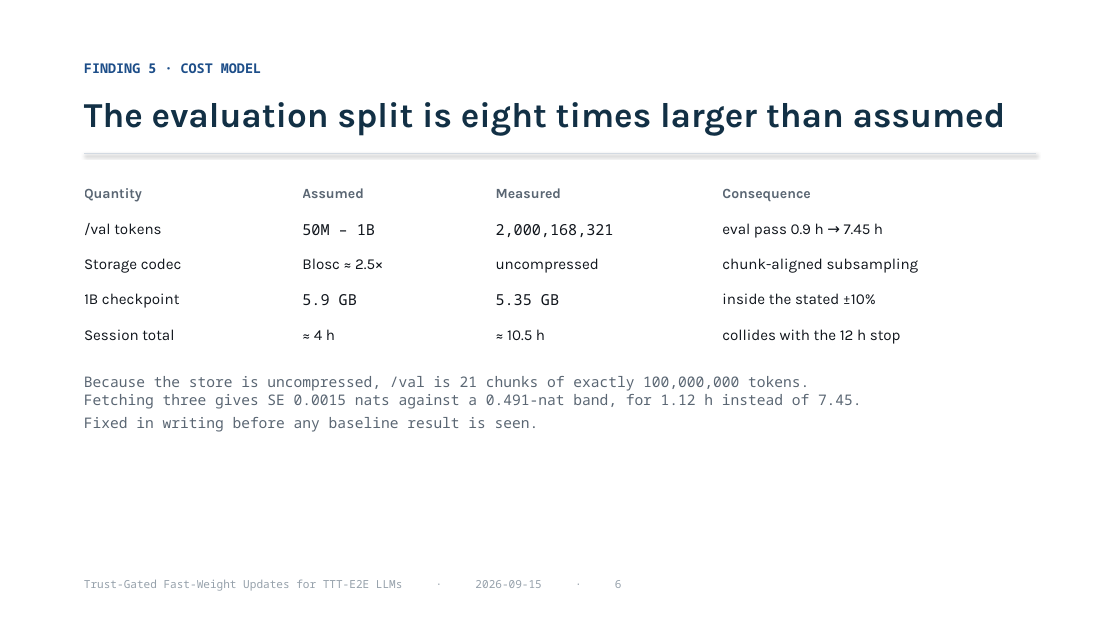
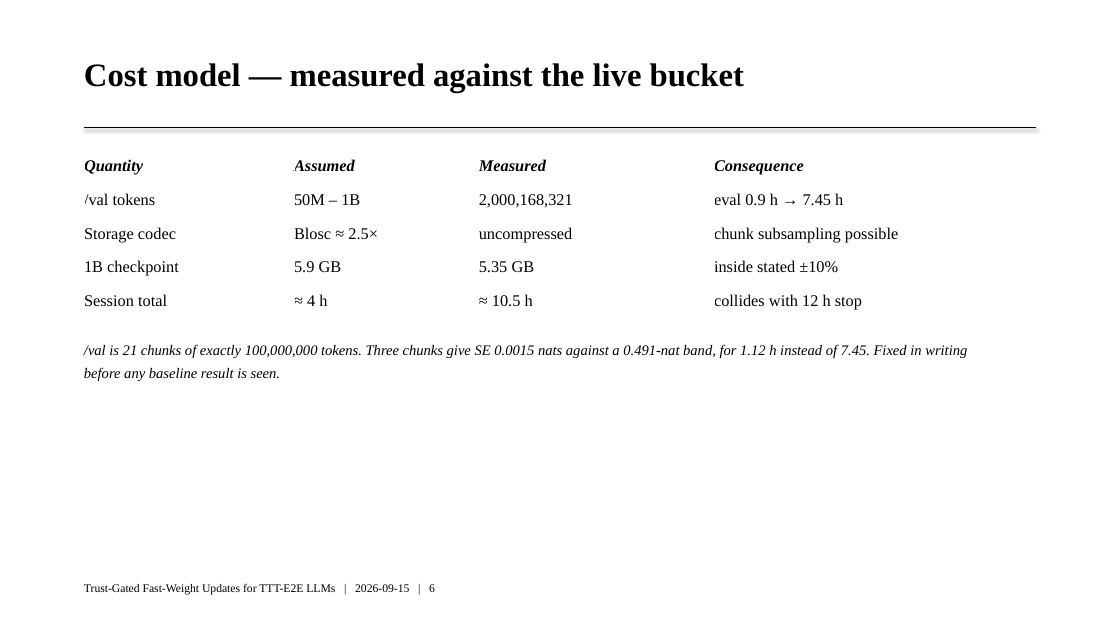
Before and after one commit to Deep-Learning-130/Trust-Gated-Fast-Weight-Updates-for-TTT-E2E-LLMs, a slide deck: slide 7 of docs/review/TrustGate_Results_2026-09-15.pptx. Drawn at 1120x630 pixels with LibreOffice and Linux fonts; fonts in the diff are those of the drawing. Boxes give left, top, right and bottom in pixels: in the first picture for what was removed or moved away, otherwise in the second. Text is boxed around its words. In the diff, an @@ line names an element or a change of style, - is before the commit and + after.

```diff
--- a/docs/review/TrustGate_Results_2026-09-15.pptx
+++ b/docs/review/TrustGate_Results_2026-09-15.pptx
@@ text at (x1=84, y1=63, x2=744, y2=92): text changed; size 11.5 to 28 pt; font Noto Sans Mono to Times New Roman; text colour #1D4E89 to #000000 @@
-FINDING 5 · COST MODEL
+Cost model — measured against the live bucket
@@ text removed at (x1=84, y1=102, x2=1006, y2=136) @@
-The evaluation split is eight times larger than assumed
@@ line moved from (84, 154) - (1036, 154) to (84, 128) - (1036, 128) @@
@@ line (84, 128) - (1036, 128): stroke #D3DAE2 1 pt to #000000 0.75 pt @@
@@ table at (x1=84, y1=150, x2=1033, y2=318) @@
-row 2, column 4: eval pass 0.9 h → 7.45 h
+row 2, column 4: eval 0.9 h → 7.45 h
-row 3, column 4: chunk-aligned subsampling
+row 3, column 4: chunk subsampling possible
-row 4, column 4: inside the stated ±10%
+row 4, column 4: inside stated ±10%
-row 5, column 4: collides with the 12 h stop
+row 5, column 4: collides with 12 h stop
@@ size 12 to 14 pt, text colour #5A6673 to #000000, italic on in "Quantity", "Assumed", "Measured", "Consequence" @@
@@ font Karla to Times New Roman in "Quantity", "Assumed", "Measured", "Consequence" and 8 more places @@
@@ size 13 to 14 pt, text colour #10151C to #000000 in "/val tokens", "50M – 1B", "2,000,168,321", "Storage codec" and 8 more places @@
@@ font Noto Sans Mono to Times New Roman in "50M – 1B", "2,000,168,321", "5.9 GB", "5.35 GB" @@
@@ table resized from (x1=84, y1=176, x2=1033, y2=353) to (x1=84, y1=150, x2=1033, y2=318) @@
@@ text at (x1=84, y1=344, x2=967, y2=381): text changed; font Noto Sans Mono to Times New Roman; text colour #5A6673 to #000000; italic on @@
-Because the store is uncompressed, /val is 21 chunks of exactly 100,000,000 tokens.
-Fetching three gives SE 0.0015 nats against a 0.491-nat band, for 1.12 h instead of 7.45.
-Fixed in writing before any baseline result is seen.
+/val is 21 chunks of exactly 100,000,000 tokens. Three chunks give SE 0.0015 nats against a 0.491-nat band, for 1.12 h instead of 7.45. Fixed in writing before any baseline result is seen.
@@ text at (x1=84, y1=584, x2=435, y2=595): text changed; size 9.5 to 10 pt; font Noto Sans Mono to Times New Roman; text colour #96A1AB to #000000 @@
-Trust-Gated Fast-Weight Updates for TTT-E2E LLMs · 2026-09-15 · 6
+Trust-Gated Fast-Weight Updates for TTT-E2E LLMs | 2026-09-15 | 6
```
Also in this commit, not shown: 7 other slides changed, 1 slide added, 1 slide removed, 1 other file.
